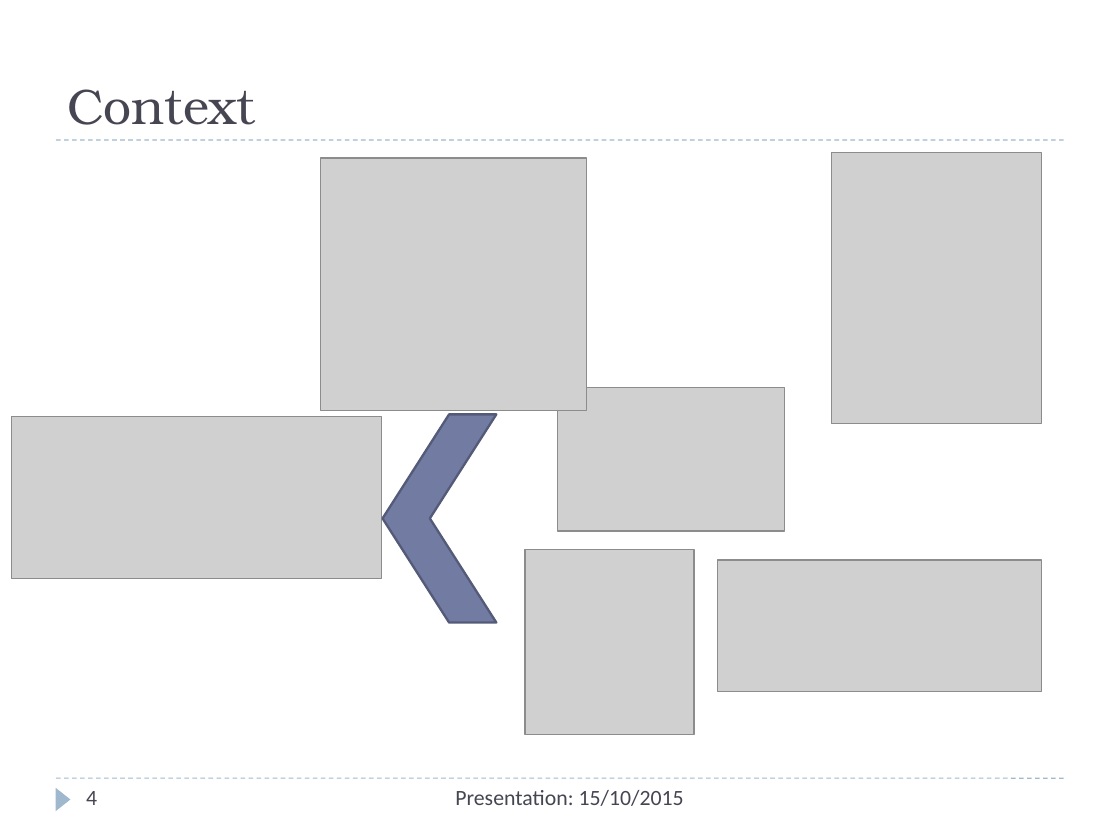
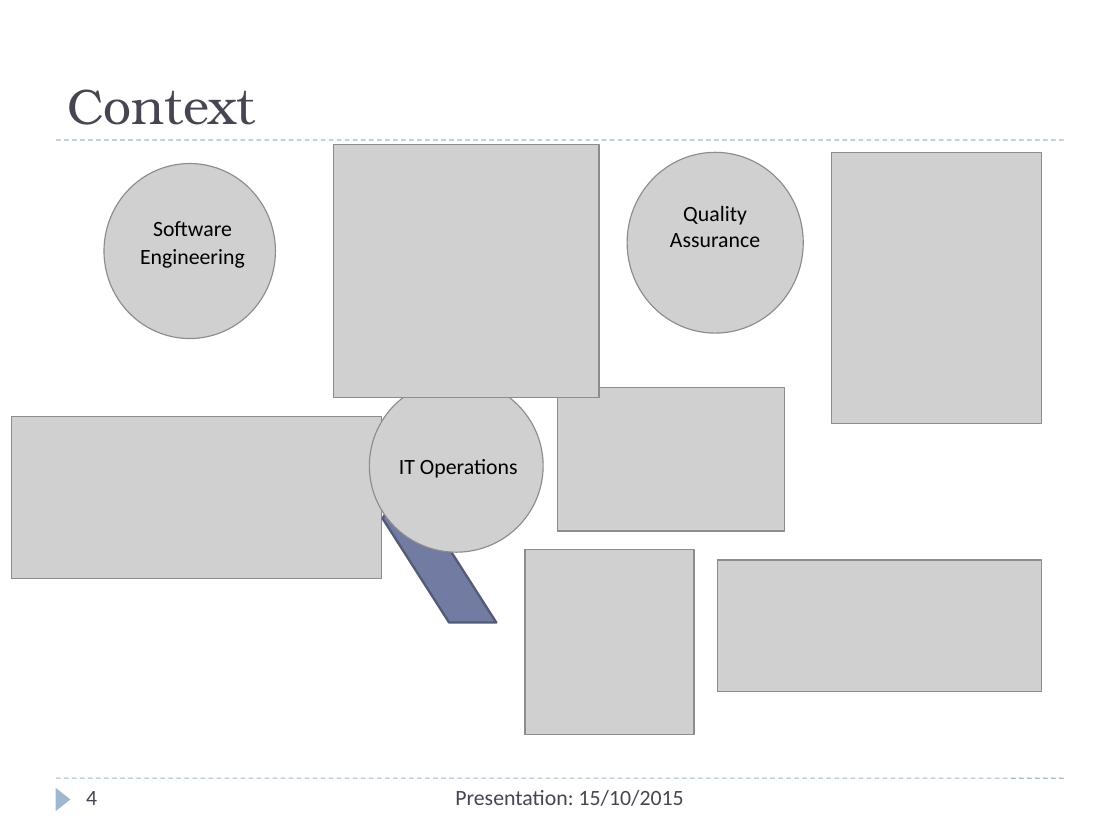
Before and after one commit to Christos-Papoulas/master_thesis, a slide deck: slide 4 of presentation/presentation.pptx. Drawn at 1120x840 pixels with LibreOffice and Linux fonts; fonts in the diff are those of the drawing; grey boxes stand for pictures. Boxes give left, top, right and bottom in pixels: in the first picture for what was removed or moved away, otherwise in the second. Text is boxed around its words. In the diff, an @@ line names an element or a change of style, - is before the commit and + after.

Commit message:
edits on presentation

```diff
--- a/presentation/presentation.pptx
+++ b/presentation/presentation.pptx
@@ picture: place and size @@
-picture at box(321, 158, 587, 410)
+picture at box(334, 144, 599, 396)
@@ picture added at box(104, 164, 276, 338) @@
@@ picture added at box(627, 152, 803, 333) @@
@@ text added at box(670, 206, 760, 247), 14 pt, text #000000 @@
+Quality Assurance
@@ text added at box(140, 221, 245, 268), 14 pt, text #000000 @@
+Software Engineering
@@ picture added at box(370, 380, 543, 552) @@
@@ text added at box(399, 459, 518, 478), 14 pt, text #000000 @@
+IT Operations
```
Also in this commit, not shown: 5 other slides changed, 1 slide added, 3 other files.
